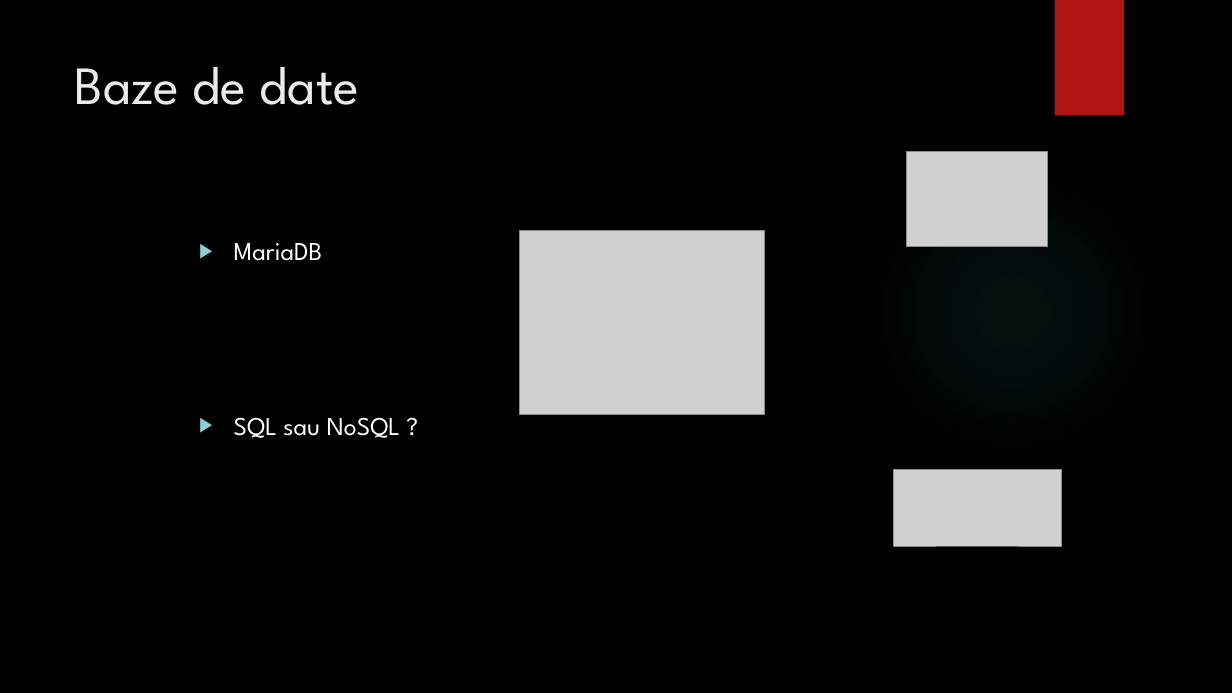
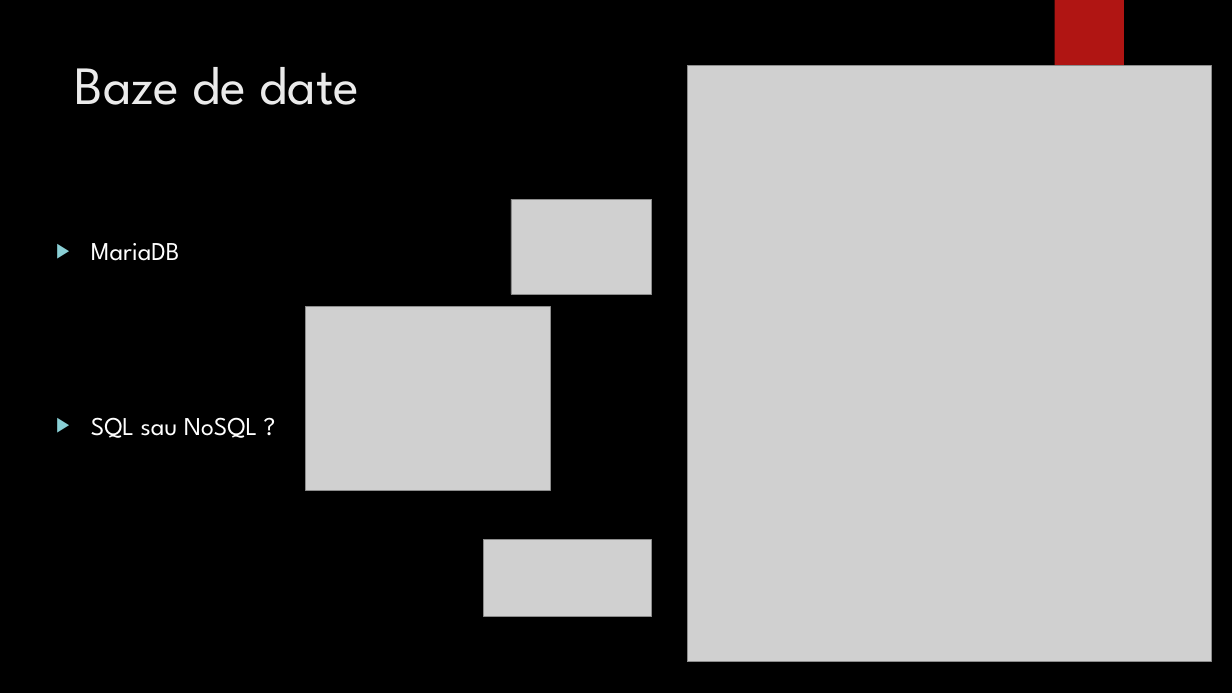
Before and after one commit to bogdanmatra/stoma, a slide deck: slide 6 of documentation/Prezentare_Licenta_Matragociu_Bogdan.pptx. Drawn at 1232x693 pixels with LibreOffice and Linux fonts; fonts in the diff are those of the drawing; grey boxes stand for pictures; background and template pictures are left out. Boxes give left, top, right and bottom in pixels: in the first picture for what was removed or moved away, otherwise in the second. Text is boxed around its words. In the diff, an @@ line names an element or a change of style, - is before the commit and + after.

```diff
--- a/documentation/Prezentare_Licenta_Matragociu_Bogdan.pptx
+++ b/documentation/Prezentare_Licenta_Matragociu_Bogdan.pptx
@@ picture added at [688,66,1212,663] @@
@@ ellipse removed at [870,169,1154,454] @@
@@ picture: place and size @@
-picture at [907,152,1047,247]
+picture at [511,200,652,295]
@@ text "MariaDB": place and size @@
-text "MariaDB" at [234,243,400,438]
+text "MariaDB" at [91,243,257,438]
@@ picture: place and size @@
-picture at [519,230,764,414]
+picture at [306,306,551,490]
@@ picture: place and size @@
-picture at [894,470,1062,546]
+picture at [484,540,653,616]
```
Also in this commit, not shown: 1 other file.
